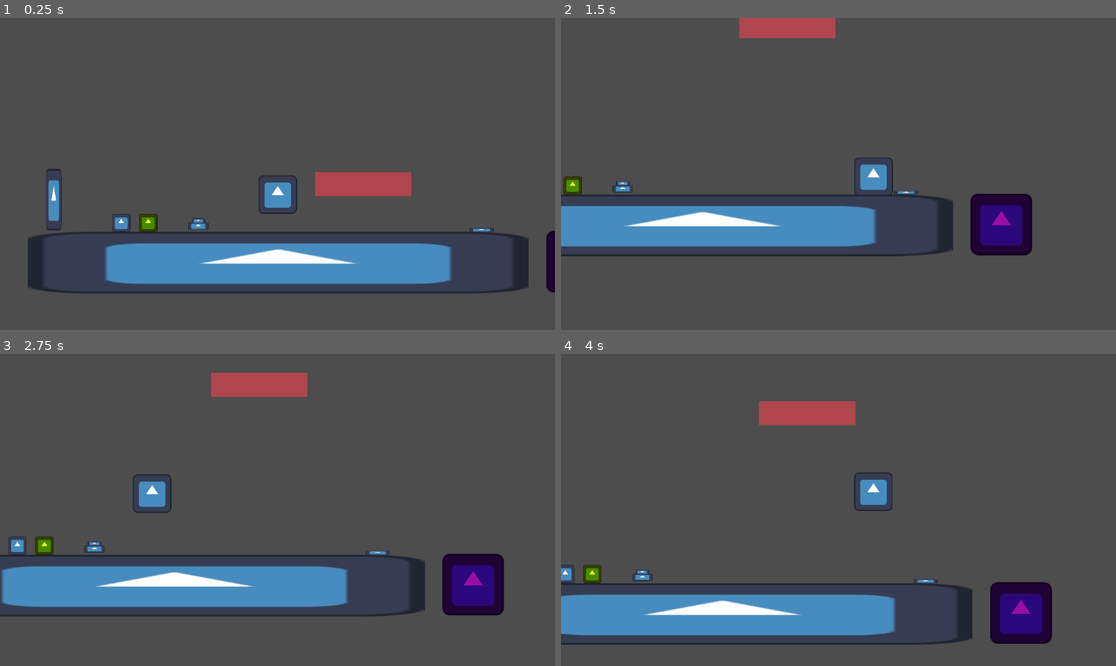
Above: before the commit, frames 1-4 (two rows, left to right).
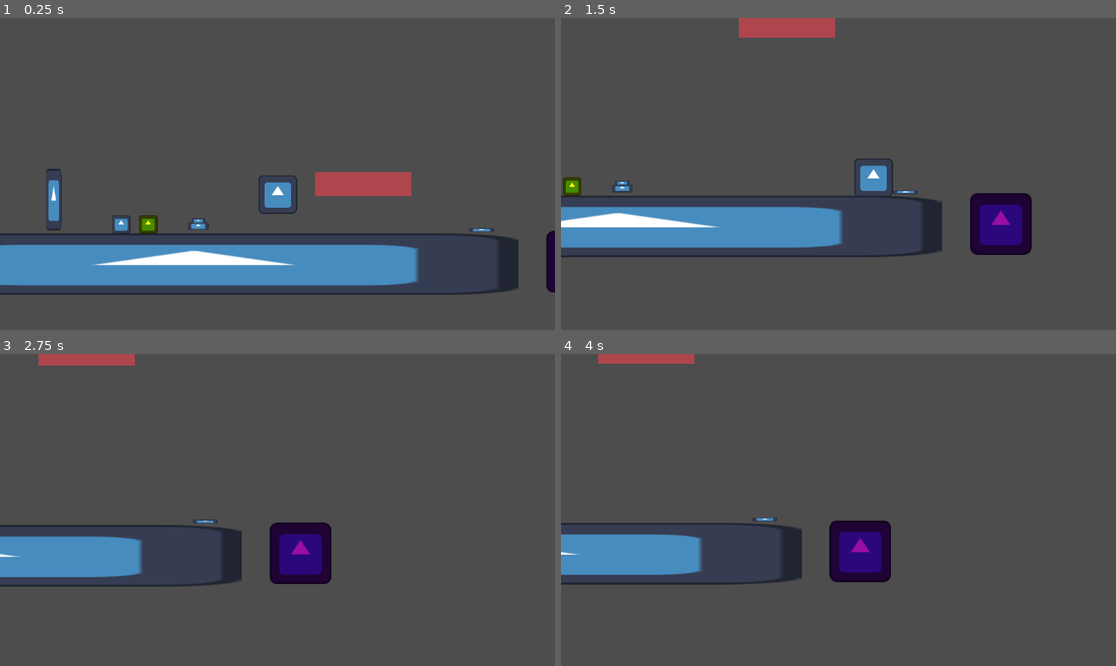
Above: after the commit, the same moments.

Repository: Monczak/warsztatyletni2025
Game: Godot game, scene res://src/Root.tscn
Same seed, same stepped clock (60 frames per second), same inputs: the game is played once before the commit and once after it. The engine's default icon, where the game draws it, is replaced by a stand-in: a white triangle on a blue panel in a dark square.
Inputs:
- Up to frame 1 (0.25 s): no input
- Up to frame 2 (1.5 s): hold Up (Jump) 0.53-1.28 s; hold Right (MoveRight) from 0.53 s (still down); tap Z (Interact) at 1.35 s
- Up to frame 3 (2.75 s): tap Up (Jump) at 1.52, 1.55, 1.82 s; release Right (MoveRight) at 2.03 s; hold Left (MoveLeft) from 2.03 s (still down); hold Up (Jump) from 2.03 s (still down)
- Up to frame 4 (4 s): release Left (MoveLeft) at 2.78 s; release Up (Jump) at 2.78 s; hold Right (MoveRight) from 2.78 s (still down); tap Z (Interact) at 2.85 s; tap Up (Jump) at 3.02, 3.05, 3.32 s; hold Up (Jump) from 3.53 s (still down)

The runs differ from the first frame. In frame 1, 7.6% of the frame differs, in the area x 0-96%, y 62-89%; in frame 2, 4.6%; in frame 3, 18%; in frame 4, 21%, in the area x 0-89%, y 0-94%.
Error after the commit: Attempt to call function 'get_camera' in base 'null instance' on a null instance. (res://src/singletons/Game.gd:18)

Commit message:
Add exit, level complete screen, level reloading

Diff:
--- a/src/Level.tscn
+++ b/src/Level.tscn
@@ -12,6 +12,7 @@
 [ext_resource type="Script" path="res://src/resources/Interaction.gd" id="11_881yx"]
 [ext_resource type="PackedScene" uid="uid://yh50ob3gsxfb" path="res://src/objects/Button.tscn" id="12_ieepj"]
 [ext_resource type="PackedScene" uid="uid://b55tg1lipk3m5" path="res://src/objects/JumpPad.tscn" id="12_lpfcl"]
+[ext_resource type="PackedScene" uid="uid://4o6evssusvq0" path="res://src/objects/Exit.tscn" id="13_e45qv"]
 
 [sub_resource type="Resource" id="Resource_gjcj3"]
 script = ExtResource("11_881yx")
@@ -27,8 +28,8 @@
 script = ExtResource("1_m0kto")
 
 [node name="Platform" parent="." instance=ExtResource("1_3lw1l")]
-position = Vector2(3, 216)
-scale = Vector2(8.12, 1)
+position = Vector2(-172, 219)
+scale = Vector2(10.52, 1)
 
 [node name="Box" parent="." instance=ExtResource("2_lc76d")]
 position = Vector2(-323, 120)
@@ -60,3 +61,6 @@
 
 [node name="JumpPad" parent="." instance=ExtResource("12_lpfcl")]
 position = Vector2(425, 148)
+
+[node name="Exit" parent="." instance=ExtResource("13_e45qv")]
+position = Vector2(-693, 93)
--- /dev/null
+++ b/src/Root.gd
@@ -0,0 +1,12 @@
+extends Node2D
+class_name Root
+
+@export var world_tscn: PackedScene
+
+
+func load_world() -> void:
+    if has_node("World"):
+        remove_child(get_node("World"))
+
+    var world = world_tscn.instantiate()
+    add_child(world)
--- a/src/Root.tscn
+++ b/src/Root.tscn
@@ -1,7 +1,11 @@
-[gd_scene load_steps=2 format=3 uid="uid://chmv6vie403l3"]
+[gd_scene load_steps=4 format=3 uid="uid://chmv6vie403l3"]
 
 [ext_resource type="PackedScene" uid="uid://cg3wme6btdskh" path="res://src/MonczakWorld.tscn" id="1_s6ee5"]
+[ext_resource type="Script" path="res://src/Root.gd" id="1_sdg8a"]
+[ext_resource type="PackedScene" uid="uid://dvma0bsrliwvo" path="res://src/ui/Ui.tscn" id="3_057j2"]
 
 [node name="Root" type="Node2D"]
+script = ExtResource("1_sdg8a")
+world_tscn = ExtResource("1_s6ee5")
 
-[node name="World" parent="." instance=ExtResource("1_s6ee5")]
+[node name="UI" parent="." instance=ExtResource("3_057j2")]
--- /dev/null
+++ b/src/objects/Exit.gd
@@ -0,0 +1,12 @@
+extends Node2D
+
+@onready var trigger_area: Area2D = $Area2D
+
+
+func _ready() -> void:
+    trigger_area.body_entered.connect(_on_trigger_area_entered)
+
+
+func _on_trigger_area_entered(body: Node2D) -> void:
+    if body is Player:
+        Game.handle_victory()
--- /dev/null
+++ b/src/objects/Exit.tscn
@@ -0,0 +1,19 @@
+[gd_scene load_steps=4 format=3 uid="uid://4o6evssusvq0"]
+
+[ext_resource type="Script" path="res://src/objects/Exit.gd" id="1_nn2ma"]
+[ext_resource type="Texture2D" uid="uid://cabwwfn2u5qlb" path="res://icon.svg" id="2_pcx1v"]
+
+[sub_resource type="RectangleShape2D" id="RectangleShape2D_jwr2e"]
+size = Vector2(92, 124)
+
+[node name="Exit" type="Node2D"]
+script = ExtResource("1_nn2ma")
+
+[node name="Sprite2D" type="Sprite2D" parent="."]
+scale = Vector2(0.71875, 0.953125)
+texture = ExtResource("2_pcx1v")
+
+[node name="Area2D" type="Area2D" parent="."]
+
+[node name="CollisionShape2D" type="CollisionShape2D" parent="Area2D"]
+shape = SubResource("RectangleShape2D_jwr2e")
--- a/src/objects/Player.gd
+++ b/src/objects/Player.gd
@@ -16,6 +16,8 @@
 
 var _impulse_velocity: Vector2
 var _apply_impulse_velocity := false
+
+var _controls_enabled := true
 
 
 func _calculate_gravity() -> Vector2:
@@ -63,6 +65,9 @@
     interaction_area.body_entered.connect(_on_body_entered_interaction_area)
     interaction_area.body_exited.connect(_on_body_exited_interaction_area)
 
+    Game.victory.connect(func(): _controls_enabled = false)
+    Game.start.connect(func(): _controls_enabled = true)
+
 
 func _process(delta: float) -> void:
     if Input.is_action_just_pressed("Interact"):
@@ -76,15 +81,15 @@
     if not is_on_floor():
         velocity += _calculate_gravity() * delta
 
-    if Input.is_action_just_pressed("Jump") and is_on_floor():
-        velocity.y = jump_velocity
-
     if _apply_impulse_velocity:
         velocity = _impulse_velocity
         _apply_impulse_velocity = false
 
+    if Input.is_action_just_pressed("Jump") and _controls_enabled and is_on_floor():
+        velocity.y = jump_velocity
+
     var direction := Input.get_axis("MoveLeft", "MoveRight")
-    if direction:
+    if direction and _controls_enabled:
         velocity.x = move_toward(velocity.x, direction * max_speed, acceleration * delta)
     else:
         velocity.x = move_toward(velocity.x, 0, acceleration * delta)
--- a/src/singletons/Game.gd
+++ b/src/singletons/Game.gd
@@ -1,7 +1,12 @@
 extends Node
 
 
-@onready var _root = get_tree().root.get_node("Root")
+signal victory
+signal reset
+signal start
+
+
+@onready var _root: Root = get_tree().root.get_node("Root")
 @onready var _world: World = _root.get_node("World")
 
 
@@ -27,3 +32,18 @@
     await get_tree().create_timer(0.6).timeout
     var player = get_world().spawn_player()
     get_camera().target = player
+
+
+func handle_victory() -> void:
+    victory.emit()
+    print("Level complete!")
+
+
+func reset_game() -> void:
+    reset.emit()
+    _root.load_world()
+    start.emit()
+
+
+func _ready() -> void:
+    reset_game()
--- /dev/null
+++ b/src/ui/Ui.tscn
@@ -0,0 +1,7 @@
+[gd_scene load_steps=2 format=3 uid="uid://dvma0bsrliwvo"]
+
+[ext_resource type="PackedScene" uid="uid://cvvdubdlwy54" path="res://src/ui/VictoryScreen.tscn" id="1_1sssx"]
+
+[node name="UI" type="CanvasLayer"]
+
+[node name="VictoryScreen" parent="." instance=ExtResource("1_1sssx")]
--- /dev/null
+++ b/src/ui/VictoryScreen.gd
@@ -0,0 +1,31 @@
+extends PanelContainer
+
+@onready var play_again_button: Button = $VBoxContainer/Button
+
+
+func _fade(opacity: float, time: float) -> void:
+    var tween = get_tree().create_tween().bind_node(self).set_trans(Tween.TRANS_EXPO)
+    tween.tween_property(self, "modulate", Color(1, 1, 1, opacity), time)
+    await tween.finished
+
+
+func _ready() -> void:
+    Game.victory.connect(_on_victory)
+    Game.reset.connect(_on_reset)
+    play_again_button.pressed.connect(_on_play_again_pressed)
+    modulate.a = 0
+    play_again_button.disabled = true
+
+
+func _on_reset() -> void:
+    play_again_button.disabled = true
+    await _fade(0, 0.2)
+
+
+func _on_victory() -> void:
+    await _fade(1, 0.6)
+    play_again_button.disabled = false
+
+
+func _on_play_again_pressed() -> void:
+    Game.reset_game()
--- /dev/null
+++ b/src/ui/VictoryScreen.tscn
@@ -0,0 +1,34 @@
+[gd_scene load_steps=2 format=3 uid="uid://cvvdubdlwy54"]
+
+[ext_resource type="Script" path="res://src/ui/VictoryScreen.gd" id="1_mf42d"]
+
+[node name="VictoryScreen" type="PanelContainer"]
+auto_translate_mode = 1
+anchors_preset = 15
+anchor_right = 1.0
+anchor_bottom = 1.0
+grow_horizontal = 2
+grow_vertical = 2
+script = ExtResource("1_mf42d")
+
+[node name="VBoxContainer" type="VBoxContainer" parent="."]
+layout_mode = 2
+size_flags_vertical = 4
+theme_override_constants/separation = 50
+
+[node name="Label" type="Label" parent="VBoxContainer"]
+layout_mode = 2
+size_flags_vertical = 6
+theme_override_font_sizes/font_size = 72
+text = "Congratulations! You have completed the level!"
+horizontal_alignment = 1
+vertical_alignment = 1
+autowrap_mode = 3
+
+[node name="Button" type="Button" parent="VBoxContainer"]
+layout_mode = 2
+size_flags_horizontal = 4
+size_flags_vertical = 6
+theme_override_font_sizes/font_size = 32
+text = "Play Again
+"
Not shown: 1 places in src/Level.tscn that only renumber resources
Not shown, removed: src/objects/Key7867.tmp
